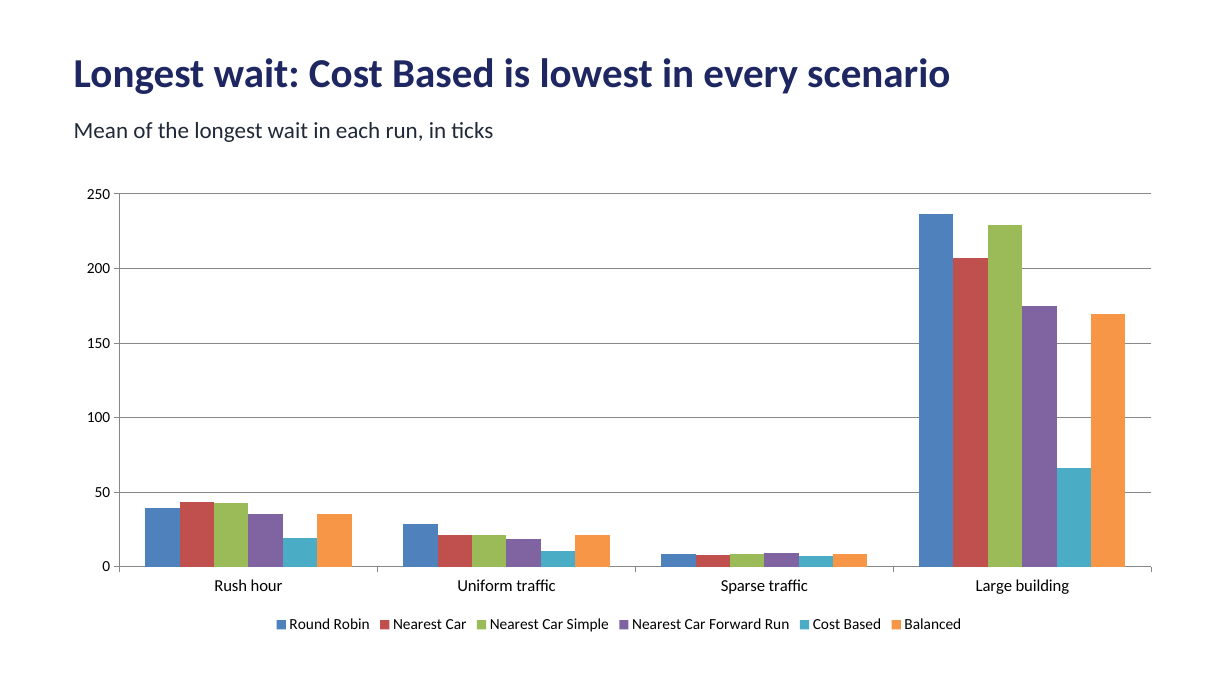
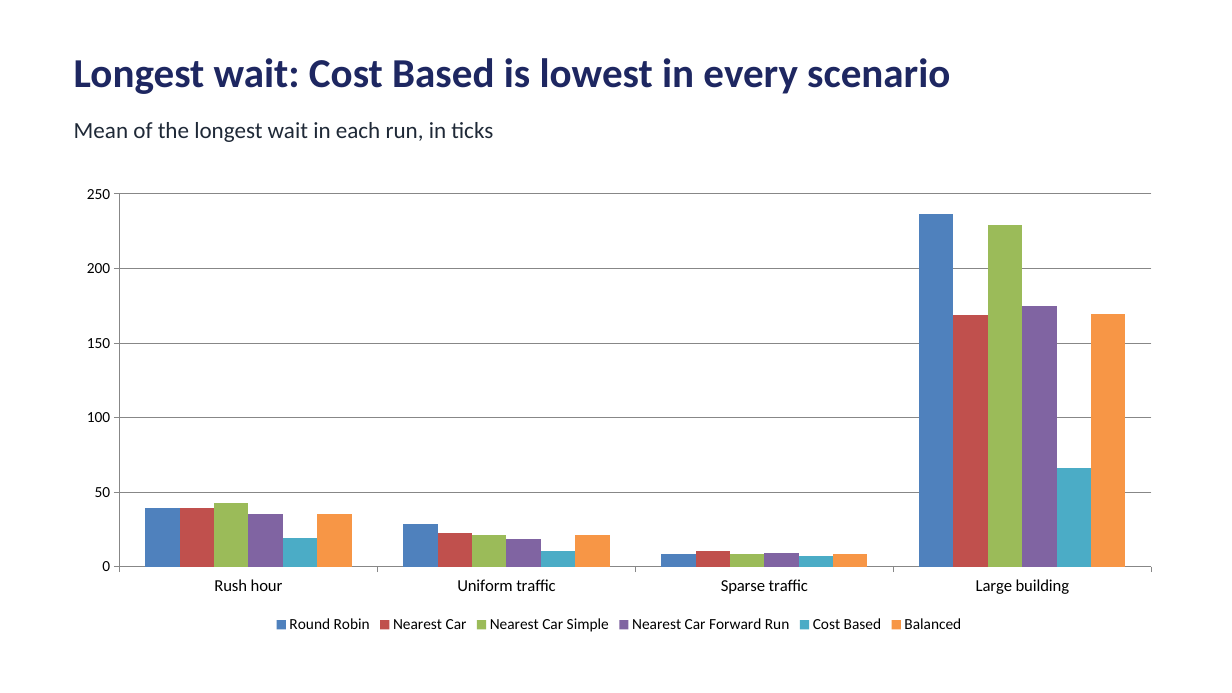
Before and after one commit to yashrajarora/kkr-simulator-python, a slide deck: slide 23 of docs/elevator_strategies_summary.pptx (slide 22 before the commit). Drawn at 1232x693 pixels with LibreOffice and Linux fonts; fonts in the diff are those of the drawing. Boxes give left, top, right and bottom in pixels: in the first picture for what was removed or moved away, otherwise in the second. Text is boxed around its words. In the diff, an @@ line names an element or a change of style, - is before the commit and + after.

Commit message:
Changes to nearest car scenario and other sample data changes

```diff
--- a/docs/elevator_strategies_summary.pptx
+++ b/docs/elevator_strategies_summary.pptx
@@ column chart at [65,176,1174,638] @@
@@ Round Robin, Rush hour: 40 to 39 @@
-Nearest Car: 43, 21, 8, 207
+Nearest Car: 39, 22, 11, 169
@@ Balanced, Rush hour: 36 to 35 @@
```
Also in this commit, not shown: 10 other slides changed, 6 slides added, 13 other files.
